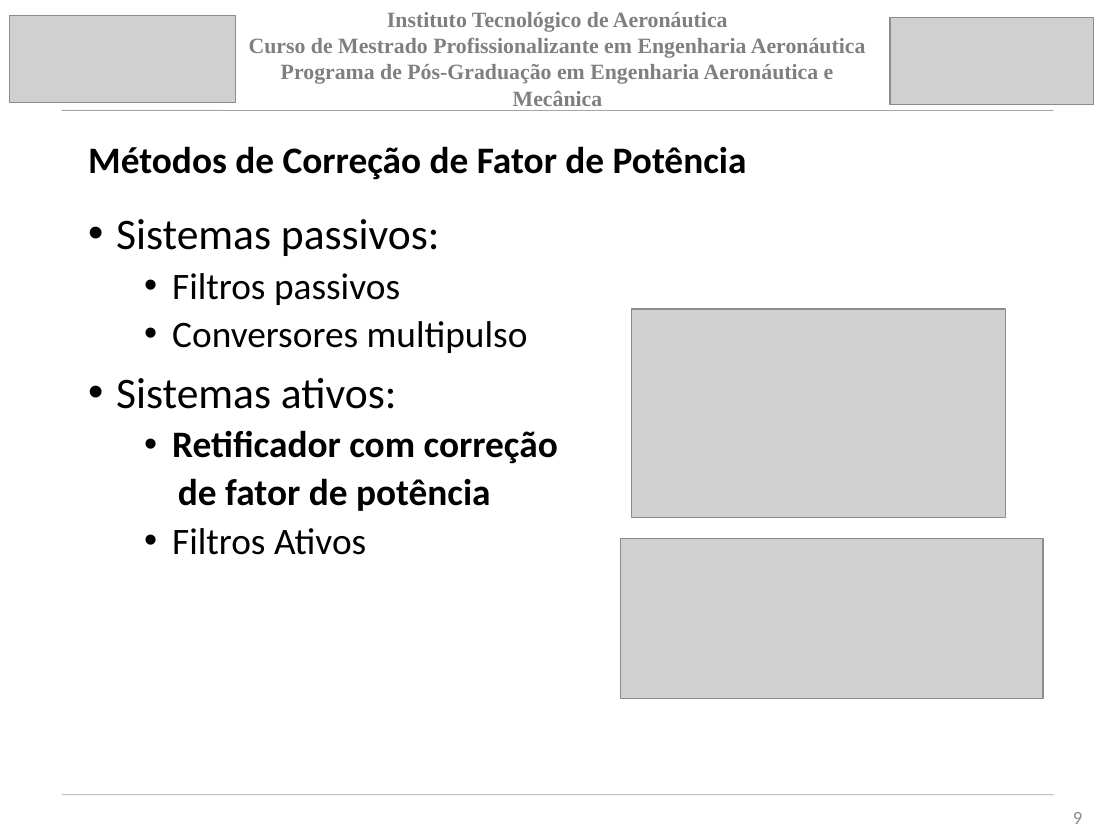
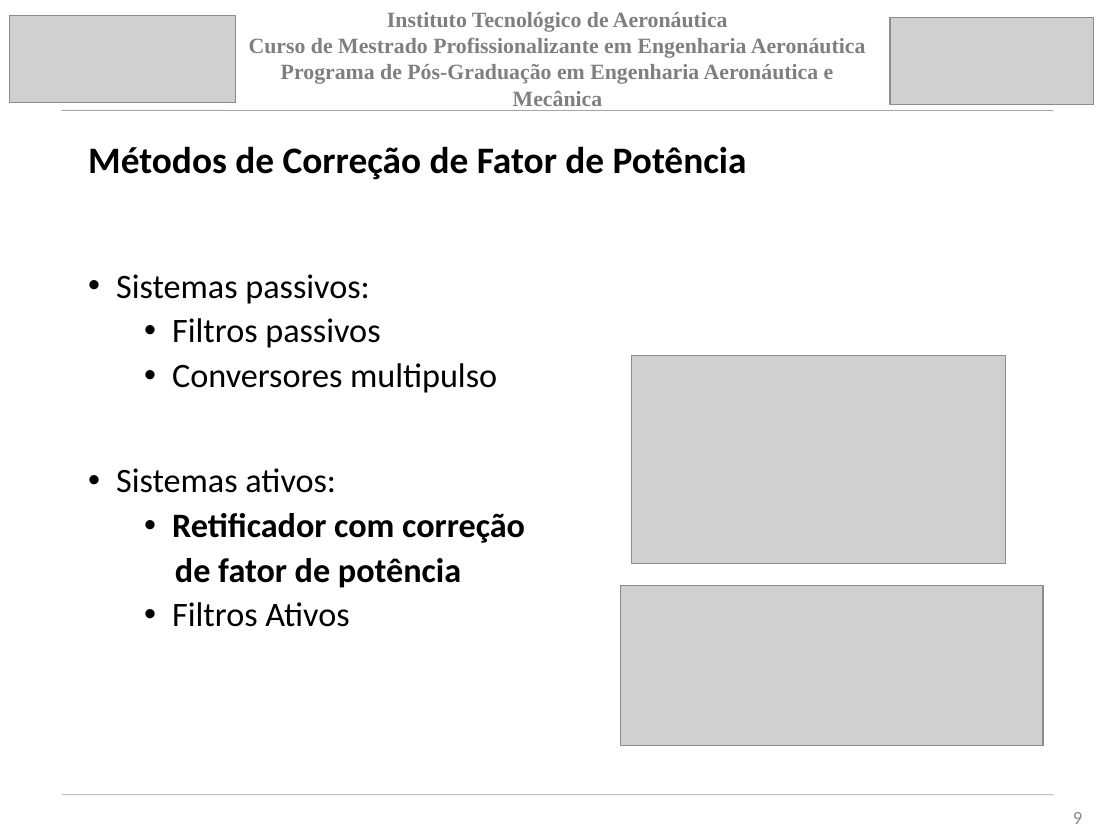
Before and after one commit to jpsoliv/MestradoJPSO, a slide deck: slide 9 of Apresentação/Apresentação_baixo_nive_V1.pptx. Drawn at 1120x840 pixels with LibreOffice and Linux fonts; fonts in the diff are those of the drawing; grey boxes stand for pictures. Boxes give left, top, right and bottom in pixels: in the first picture for what was removed or moved away, otherwise in the second. Text is boxed around its words. In the diff, an @@ line names an element or a change of style, - is before the commit and + after.

```diff
--- a/Apresentação/Apresentação_baixo_nive_V1.pptx
+++ b/Apresentação/Apresentação_baixo_nive_V1.pptx
@@ text "Sistemas passivos:" at <box>116,274,525,627</box>: size 28 to 22 pt in "Sistemas passivos:", "Sistemas ativos:"; size 24 to 22 pt in "Filtros passivos", "Conversores multipulso", "Retificador com correção", "de fator de potência" and 1 more places @@
@@ picture: place and size @@
-picture at <box>632,309,1006,517</box>
+picture at <box>632,356,1006,564</box>
@@ picture: place and size @@
-picture at <box>620,539,1043,698</box>
+picture at <box>620,586,1043,745</box>
```
Also in this commit, not shown: 7 other slides changed, 1 other file.
